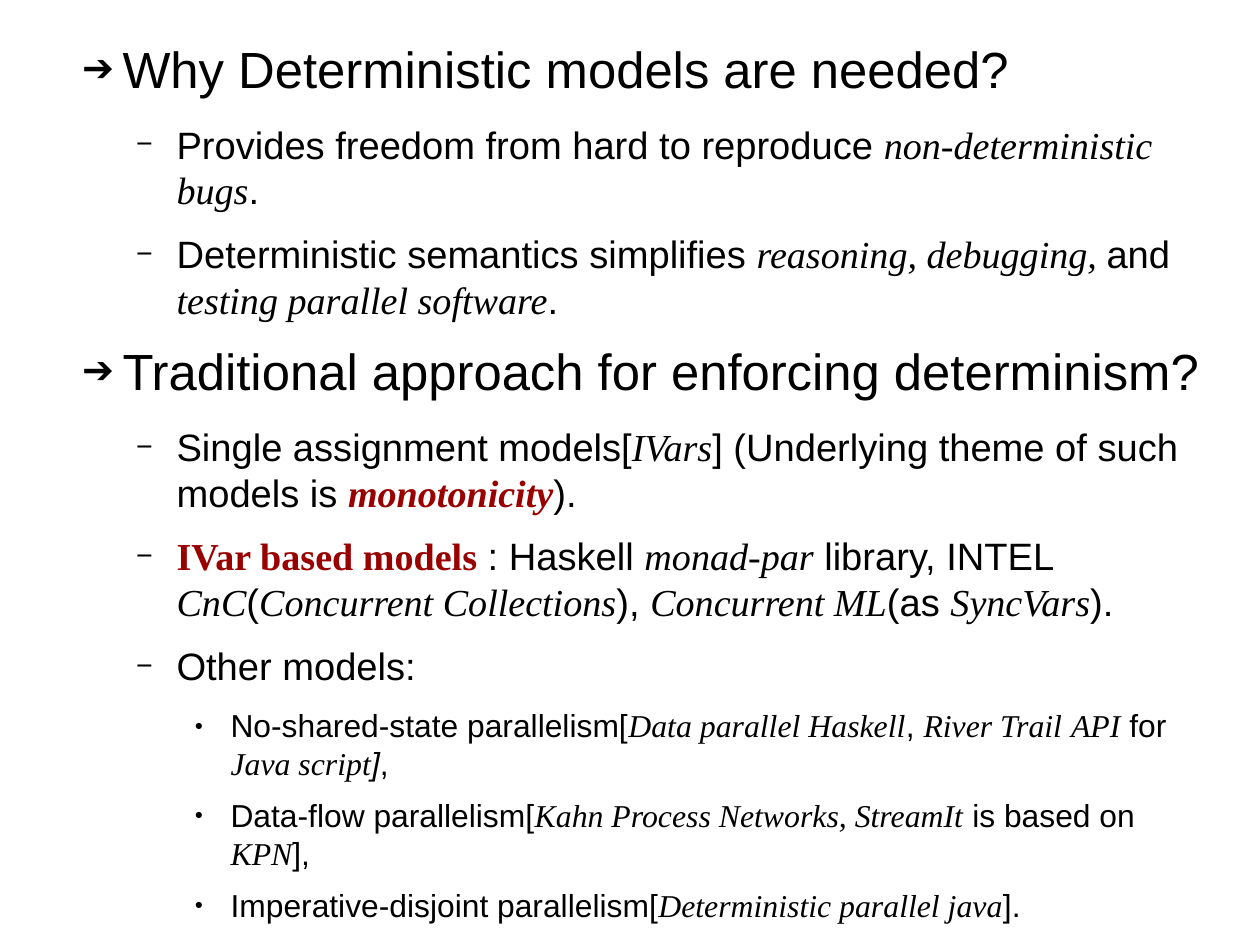
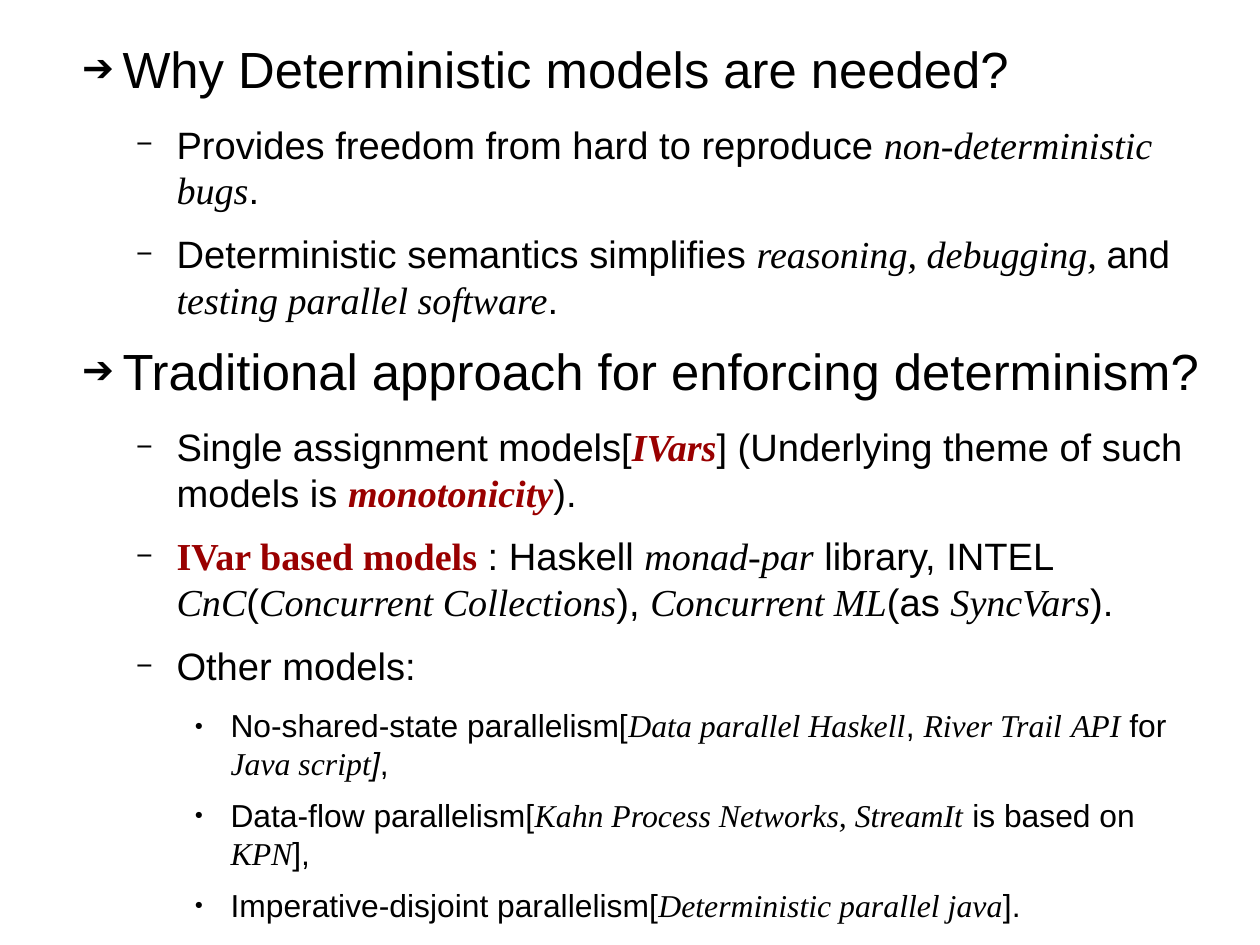
Before and after one commit to sentinel88/Personal, a slide deck: slide 5 of Talk.odp. Drawn at 1260x945 pixels with LibreOffice and Linux fonts; fonts in the diff are those of the drawing. Boxes give left, top, right and bottom in pixels: in the first picture for what was removed or moved away, otherwise in the second. Text is boxed around its words. In the diff, an @@ line names an element or a change of style, - is before the commit and + after.

```diff
--- a/Talk.odp
+++ b/Talk.odp
@@ text at <box>177,433,1182,514</box>: text colour #000000 to #990000, bold on in "models[IVars]" @@
```
Also in this commit, not shown: 8 other slides changed, 3 other files.
